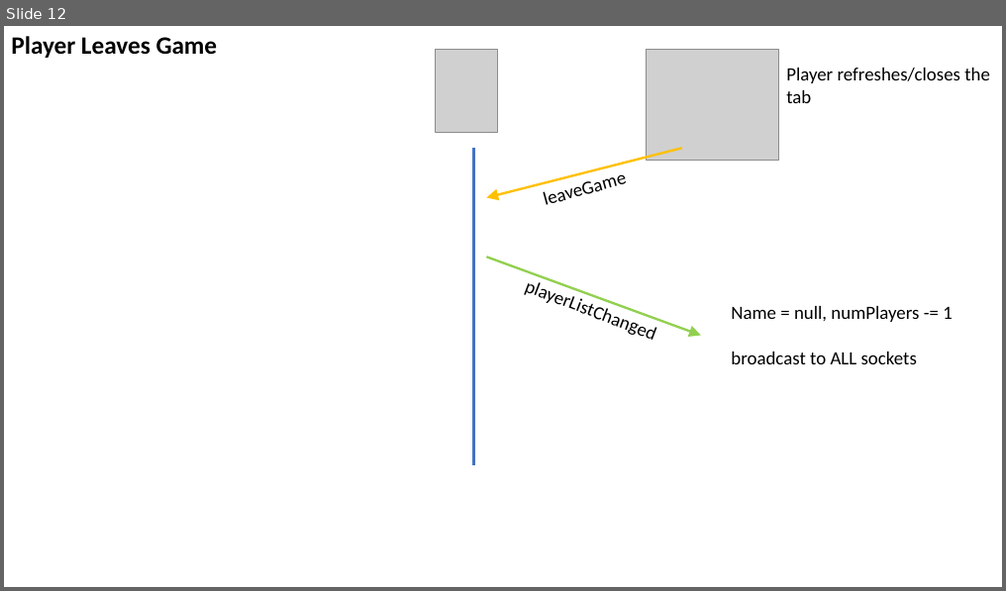
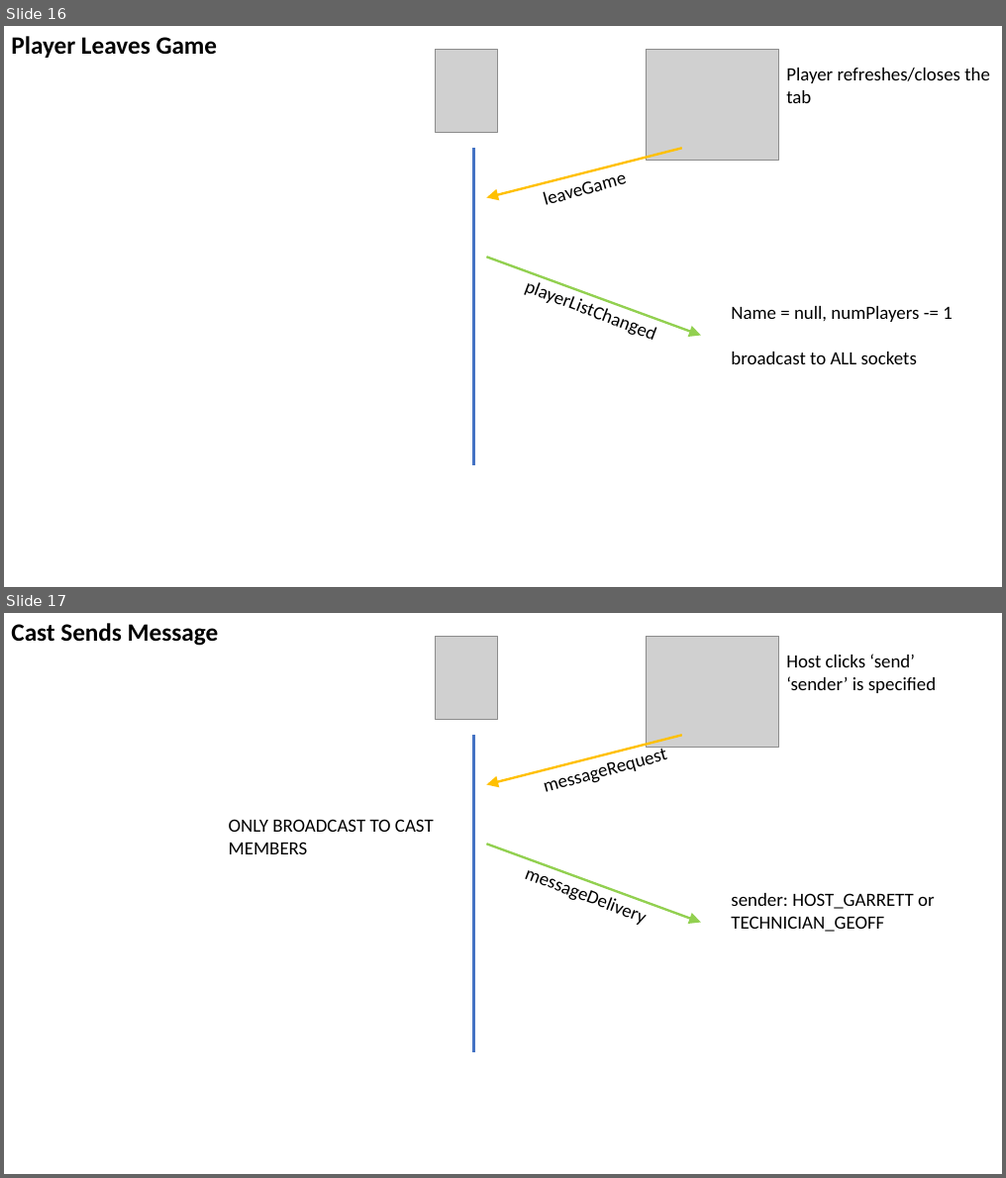
Before and after one commit to GeoffSpielman/Gameshow_Website, a slide deck: Not_Shared/Ideas.pptx. Shown one above the other, each under a label of ours: slide 12 before the commit, slides 16 and 17 after it. The pictures are 1006x591 and 1006x1178 pixels, drawn with LibreOffice and Linux fonts; fonts in the diff are those of the drawing; grey boxes stand for pictures. Boxes give left, top, right and bottom in pixels: in the first picture for what was removed or moved away, otherwise in the second. Text is boxed around its words. In the diff, an @@ line names an element or a change of style, - is before the commit and + after.

Commit message:
Chat between host and technician is fully functional, only work remaining on chat is the scrolling

```diff
--- a/Not_Shared/Ideas.pptx
+++ b/Not_Shared/Ideas.pptx
@@ slide 17 added at [4,613,1002,1174], background #FFFFFF @@
@@ text added at [11,623,219,646], 24 pt, text #000000, bold @@
+Cast Sends Message
@@ picture added at [436,636,497,720] @@
@@ picture added at [646,636,779,747] @@
@@ text added at [786,654,936,693], 18 pt, text #000000 @@
+Host clicks ‘send’
+‘sender’ is specified
@@ line added from (474, 735) to (474, 1053), #4472C4 2.25 pt @@
@@ arrow added from (682, 735) to (487, 785), #FFC000 2.25 pt @@
@@ text added at [532,732,694,803], 18 pt, text #000000 @@
+messageRequest
@@ text added at [229,819,434,855], 18 pt, text #000000 @@
+ONLY BROADCAST TO CAST MEMBERS
@@ arrow added from (487, 845) to (701, 922), #92D050 2.25 pt @@
@@ text added at [514,856,690,946], 18 pt, text #000000 @@
+messageDelivery
@@ text added at [731,893,935,932], 18 pt, text #000000 @@
+sender: HOST_GARRETT or TECHNICIAN_GEOFF
@@ what was slide 12 is now slide 16 @@
```
Also in this commit, not shown: 3 slides changed, 5 other slides added, 24 other files.
